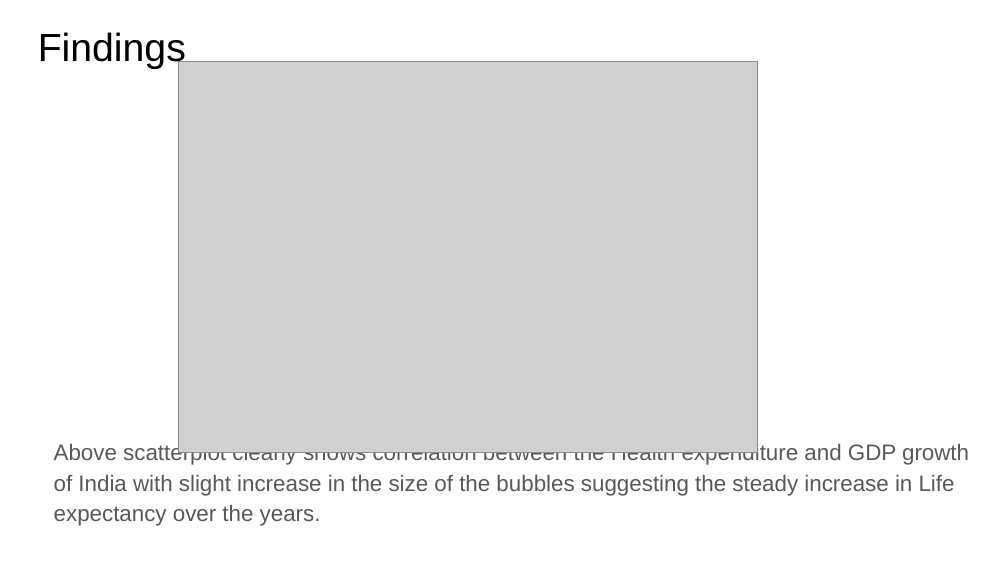
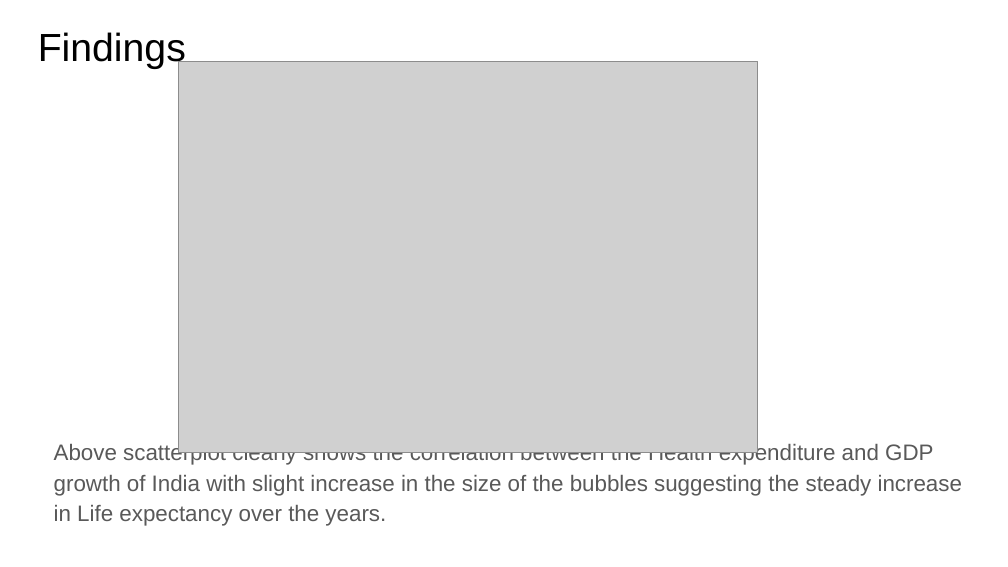
Before and after one commit to chinmay1011/DataScience, a slide deck: slide 6 of DSE 200X_ Mini Project Presentation_ChinmaySawant.pptx. Drawn at 1008x567 pixels with LibreOffice and Linux fonts; fonts in the diff are those of the drawing; grey boxes stand for pictures. Boxes give left, top, right and bottom in pixels: in the first picture for what was removed or moved away, otherwise in the second. Text is boxed around its words. In the diff, an @@ line names an element or a change of style, - is before the commit and + after.

```diff
--- a/DSE 200X_ Mini Project Presentation_ChinmaySawant.pptx
+++ b/DSE 200X_ Mini Project Presentation_ChinmaySawant.pptx
@@ text at <box>54,442,962,526</box>: text changed @@
-Above scatterplot clearly shows correlation between the Health expenditure and GDP growth of India with slight increase in the size of the bubbles suggesting the steady increase in Life expectancy over the years.
+Above scatterplot clearly shows the correlation between the Health expenditure and GDP growth of India with slight increase in the size of the bubbles suggesting the steady increase in Life expectancy over the years.
```
Also in this commit, not shown: 3 other slides changed, 3 other files.
